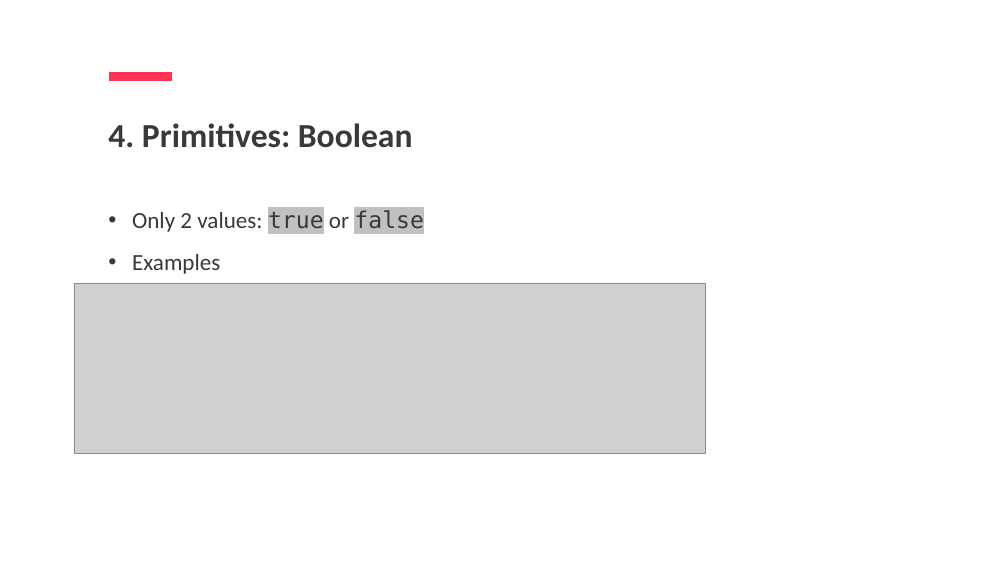
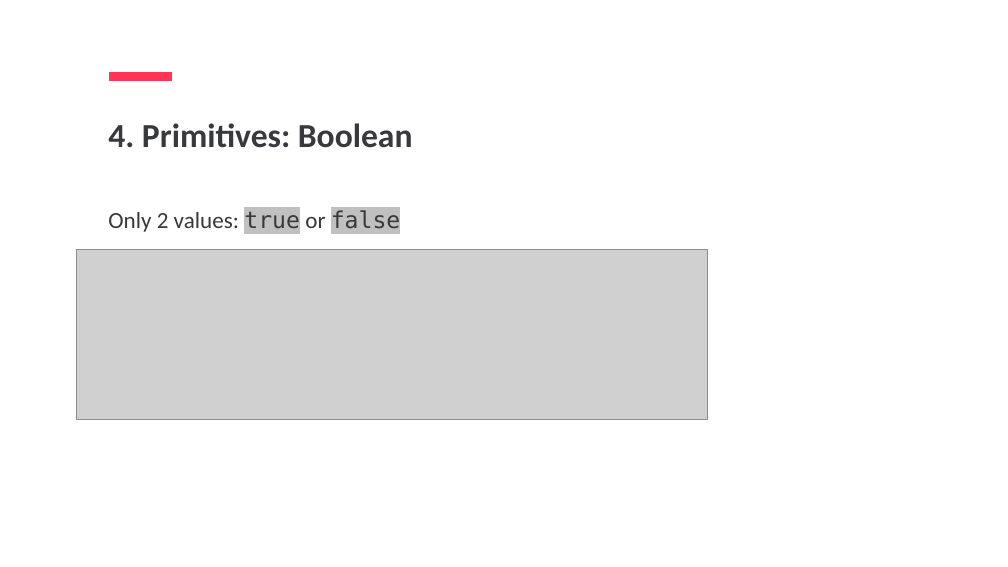
Before and after one commit to jpotapova/js-lecture-1, a slide deck: slide 16 of JS1-Jelizaveta-Potapova.pptx (slide 14 before the commit). Drawn at 1008x567 pixels with LibreOffice and Linux fonts; fonts in the diff are those of the drawing; grey boxes stand for pictures. Boxes give left, top, right and bottom in pixels: in the first picture for what was removed or moved away, otherwise in the second. Text is boxed around its words. In the diff, an @@ line names an element or a change of style, - is before the commit and + after.

```diff
--- a/JS1-Jelizaveta-Potapova.pptx
+++ b/JS1-Jelizaveta-Potapova.pptx
@@ text "Only 2 values: true or ..." at (108,209,401,234): bullet • to none @@
@@ picture: place and size @@
-picture at (74,283,705,453)
+picture at (76,249,707,419)
@@ text at (132,254,220,274): paragraph removed @@
-• Examples
```
Also in this commit, not shown: 27 other slides changed, 7 slides added, 3 other files.
